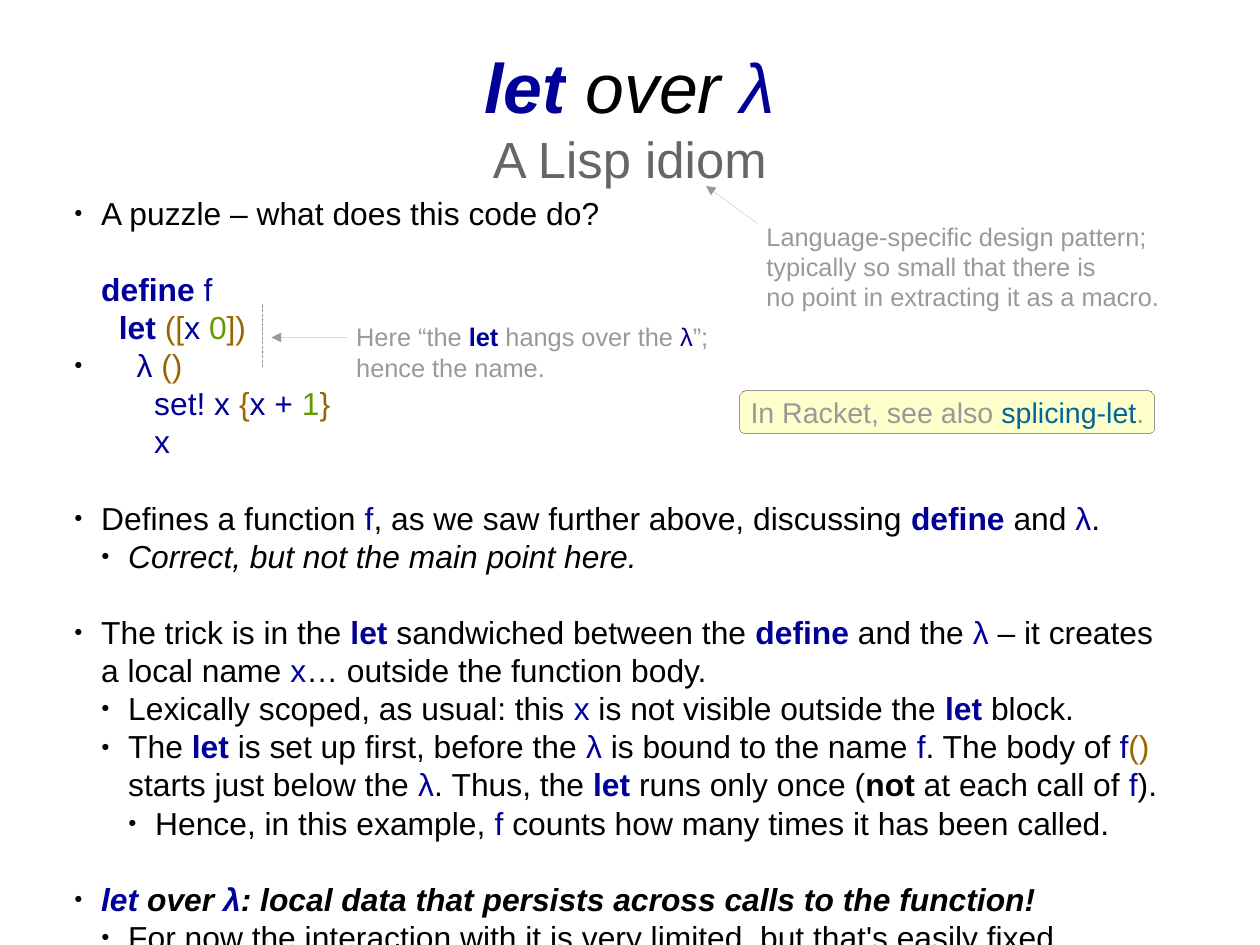
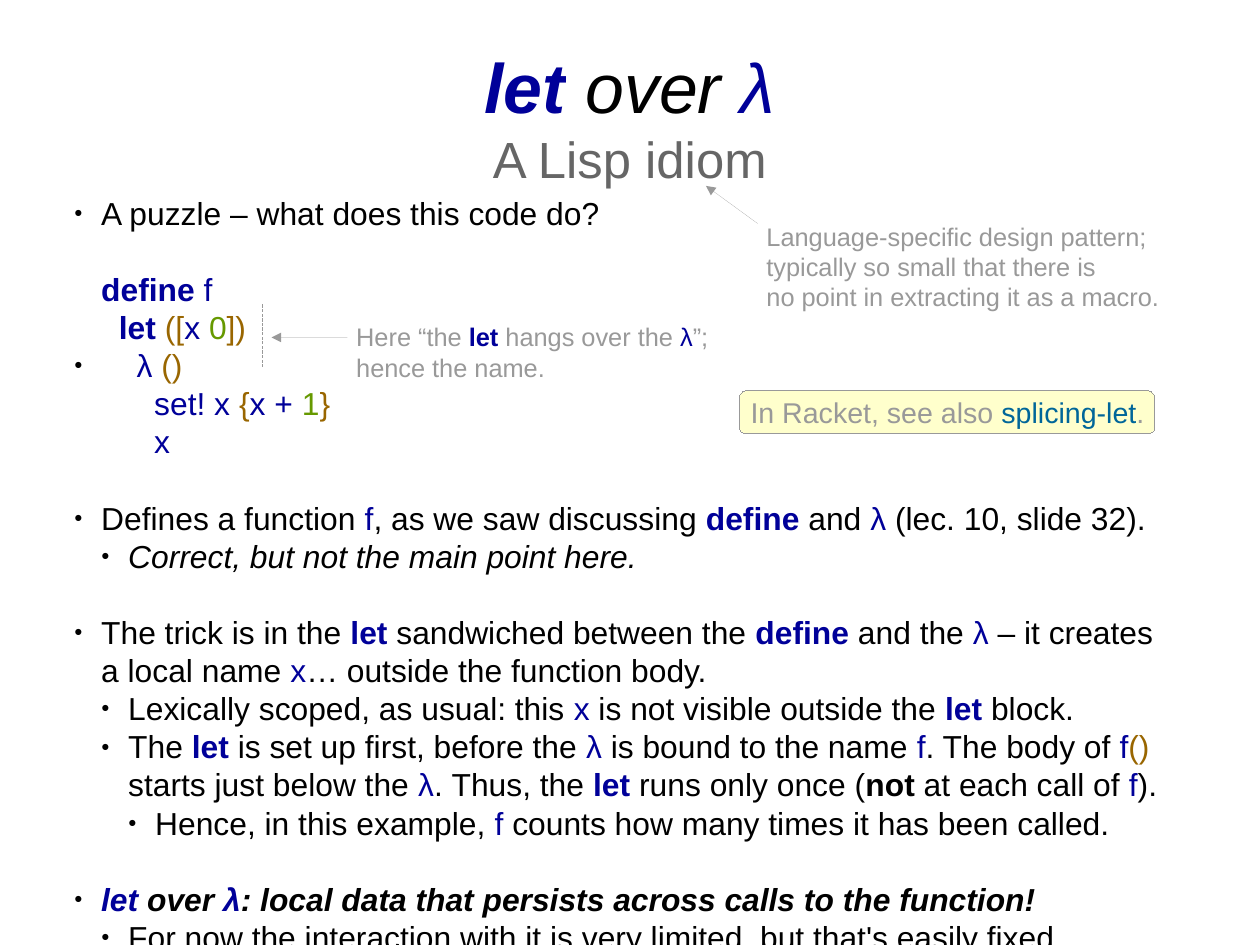
Before and after one commit to Technologicat/python-3-scicomp-intro, a slide deck: slide 17 of lecture_slides/src/lectures_10_and_11/lectures_tut_2018_11.odp. Drawn at 1260x945 pixels with LibreOffice and Linux fonts; fonts in the diff are those of the drawing. Boxes give left, top, right and bottom in pixels: in the first picture for what was removed or moved away, otherwise in the second. Text is boxed around its words. In the diff, an @@ line names an element or a change of style, - is before the commit and + after.

Commit message:
lecture 11: fix missing link color (slide 34), misaligned highlight box (slide 33), reference to 'further above' that is actually in lecture 10 (slide 17)

```diff
--- a/lecture_slides/src/lectures_10_and_11/lectures_tut_2018_11.odp
+++ b/lecture_slides/src/lectures_10_and_11/lectures_tut_2018_11.odp
@@ text at [101,507,1146,535]: text changed @@
-● Defines a function f, as we saw further above, discussing define and λ.
+● Defines a function f, as we saw discussing define and λ (lec. 10, slide 32).
```
Also in this commit, not shown: 1 other slide changed, 2 other files.
